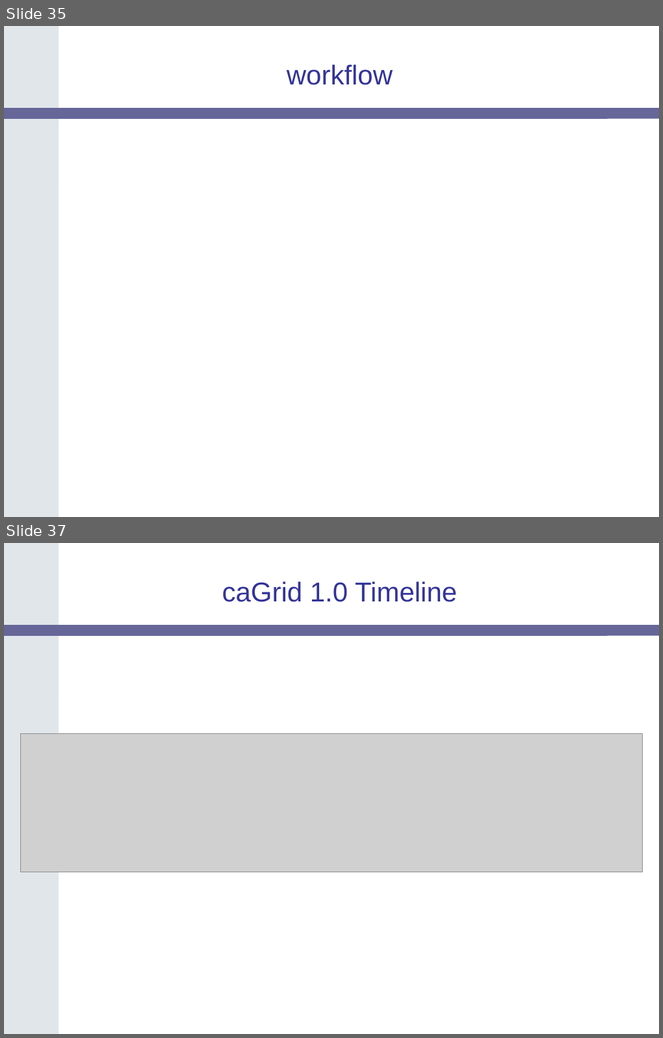
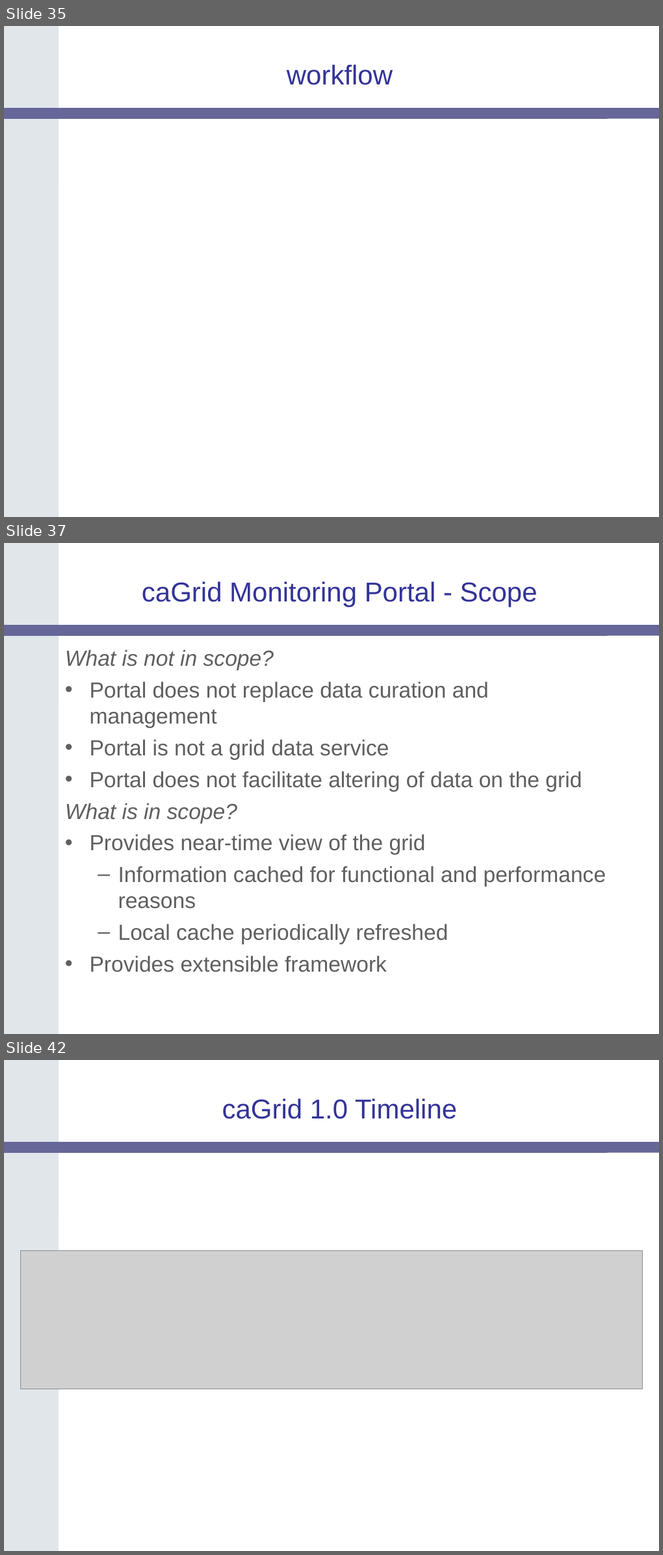
Before and after one commit to NCIP/cagrid-docs, a slide deck: presentations/200604_AnnualMeeting/caGrid-1.0-Architecture_caBIG-Annual-Meeting06.ppt. Shown one above the other, each under a label of ours: slides 35 and 37 before the commit, slides 35, 37 and 42 after it; the slides between them are not shown. The pictures are 663x1038 and 663x1555 pixels, drawn with LibreOffice and Linux fonts; fonts in the diff are those of the drawing; grey boxes stand for pictures; background and template pictures are left out. Boxes give left, top, right and bottom in pixels: in the first picture for what was removed or moved away, otherwise in the second. Text is boxed around its words. In the diff, an @@ line names an element or a change of style, - is before the commit and + after.

Commit message:
incorporated portal slides

```diff
--- a/presentations/200604_AnnualMeeting/caGrid-1.0-Architecture_caBIG-Annual-Meeting06.ppt
+++ b/presentations/200604_AnnualMeeting/caGrid-1.0-Architecture_caBIG-Annual-Meeting06.ppt
@@ slide 37 added at (x1=4, y1=543, x2=659, y2=1034), background #FFFFFF; not listed: 2 template elements that a slide beside it also shows @@
@@ title added at (x1=142, y1=581, x2=538, y2=607), 30 pt, text #333399 @@
+caGrid Monitoring Portal - Scope
@@ text added at (x1=65, y1=650, x2=607, y2=973), 24 pt, text #5F5F5F @@
+What is not in scope?
+• Portal does not replace data curation and management
+• Portal is not a grid data service
+• Portal does not facilitate altering of data on the grid
+What is in scope?
+• Provides near-time view of the grid
+  – Information cached for functional and performance reasons
+  – Local cache periodically refreshed
+• Provides extensible framework
@@ what was slide 37 is now slide 42 @@
```
Also in this commit, not shown: 1 slide changed, 5 other slides added, 1 slide removed, 1 other file.
